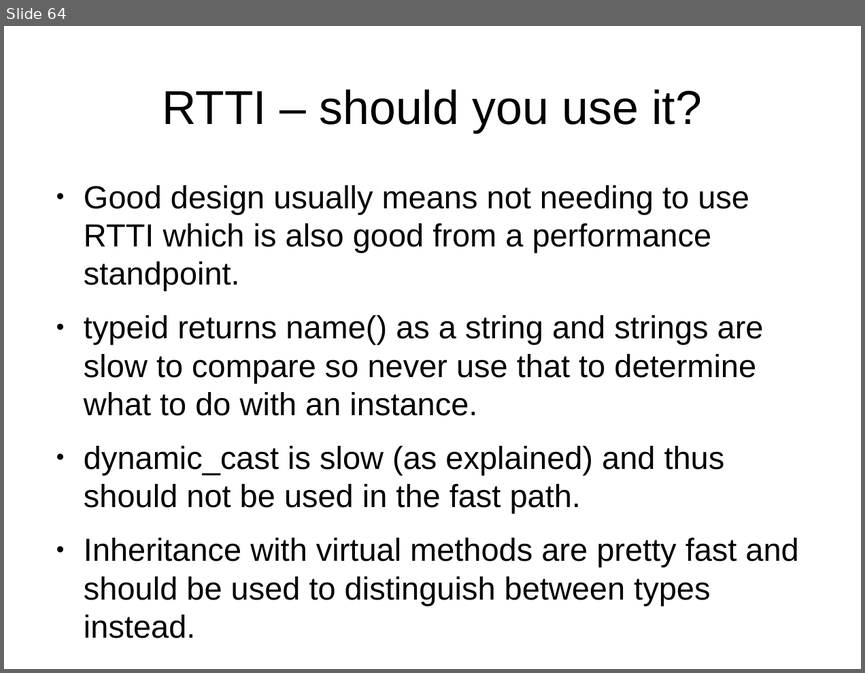
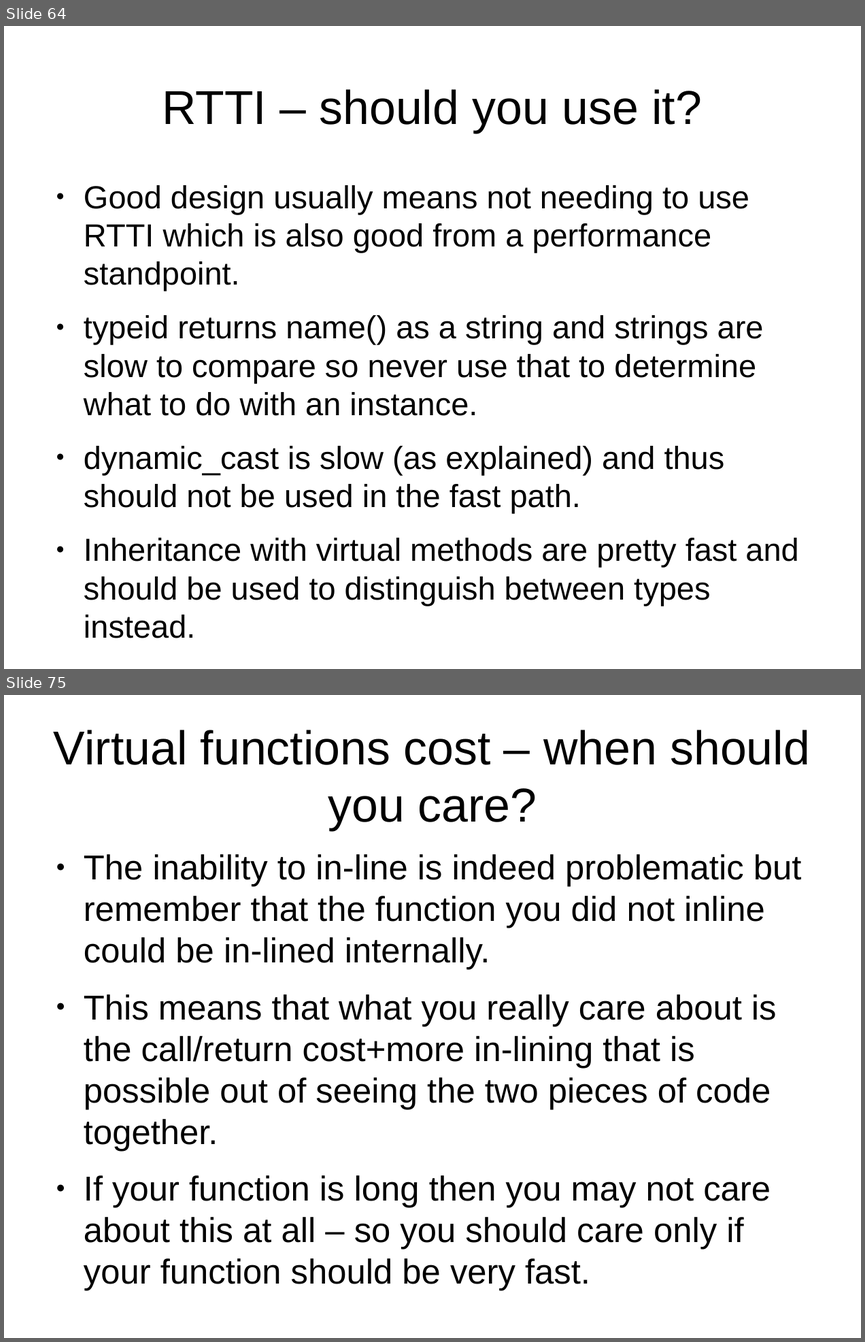
Before and after one commit to veltzer/demos, a slide deck: cpp/multi_core/effective_cplusplus.odp. Shown one above the other, each under a label of ours: slide 64 before the commit, slides 64 and 75 after it; the slides between them are not shown. The pictures are 865x673 and 865x1342 pixels, drawn with LibreOffice and Linux fonts; fonts in the diff are those of the drawing. Boxes give left, top, right and bottom in pixels: in the first picture for what was removed or moved away, otherwise in the second. Text is boxed around its words. In the diff, an @@ line names an element or a change of style, - is before the commit and + after.

```diff
--- a/cpp/multi_core/effective_cplusplus.odp
+++ b/cpp/multi_core/effective_cplusplus.odp
@@ slide 75 added at (4, 695, 861, 1338), background #FFFFFF @@
@@ title added at (54, 730, 810, 830), 44 pt, text #000000 @@
+Virtual functions cost – when should you care?
@@ text added at (84, 854, 802, 1284), 32 pt, text #000000 @@
+● The inability to in-line is indeed problematic but remember that the function you did not inline could be in-lined internally.
+● This means that what you really care about is the call/return cost+more in-lining that is possible out of seeing the two pieces of code together.
+● If your function is long then you may not care about this at all – so you should care only if your function should be very fast.
```
Also in this commit, not shown: 12 other slides added, 1 other file.
